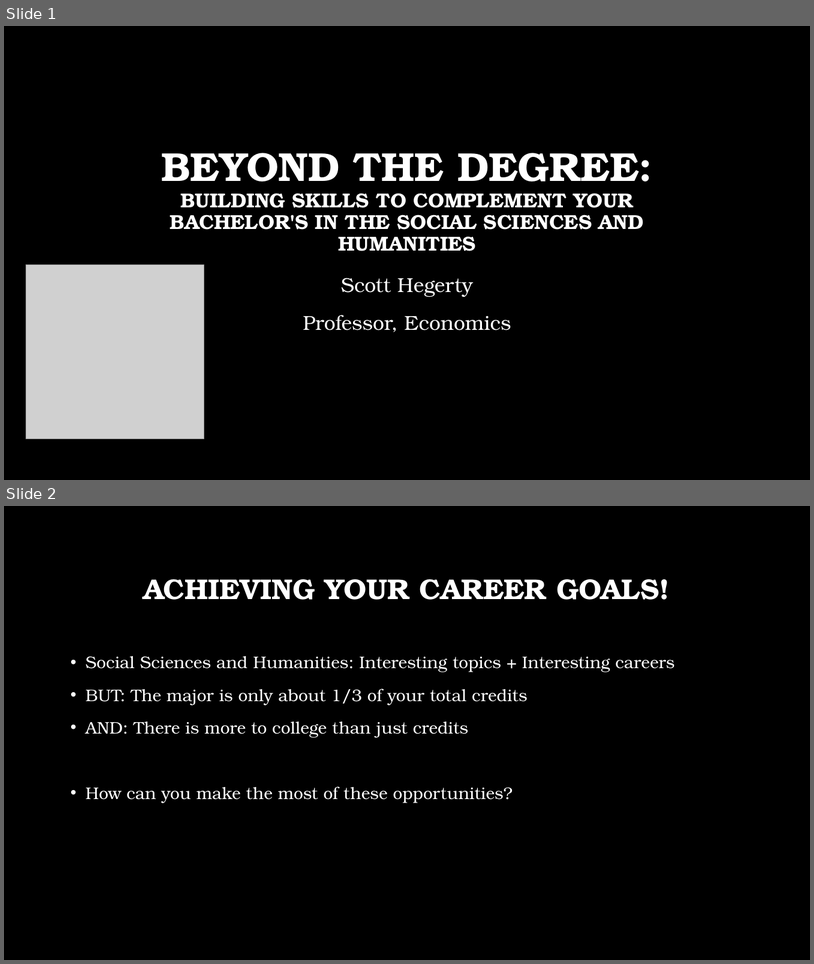
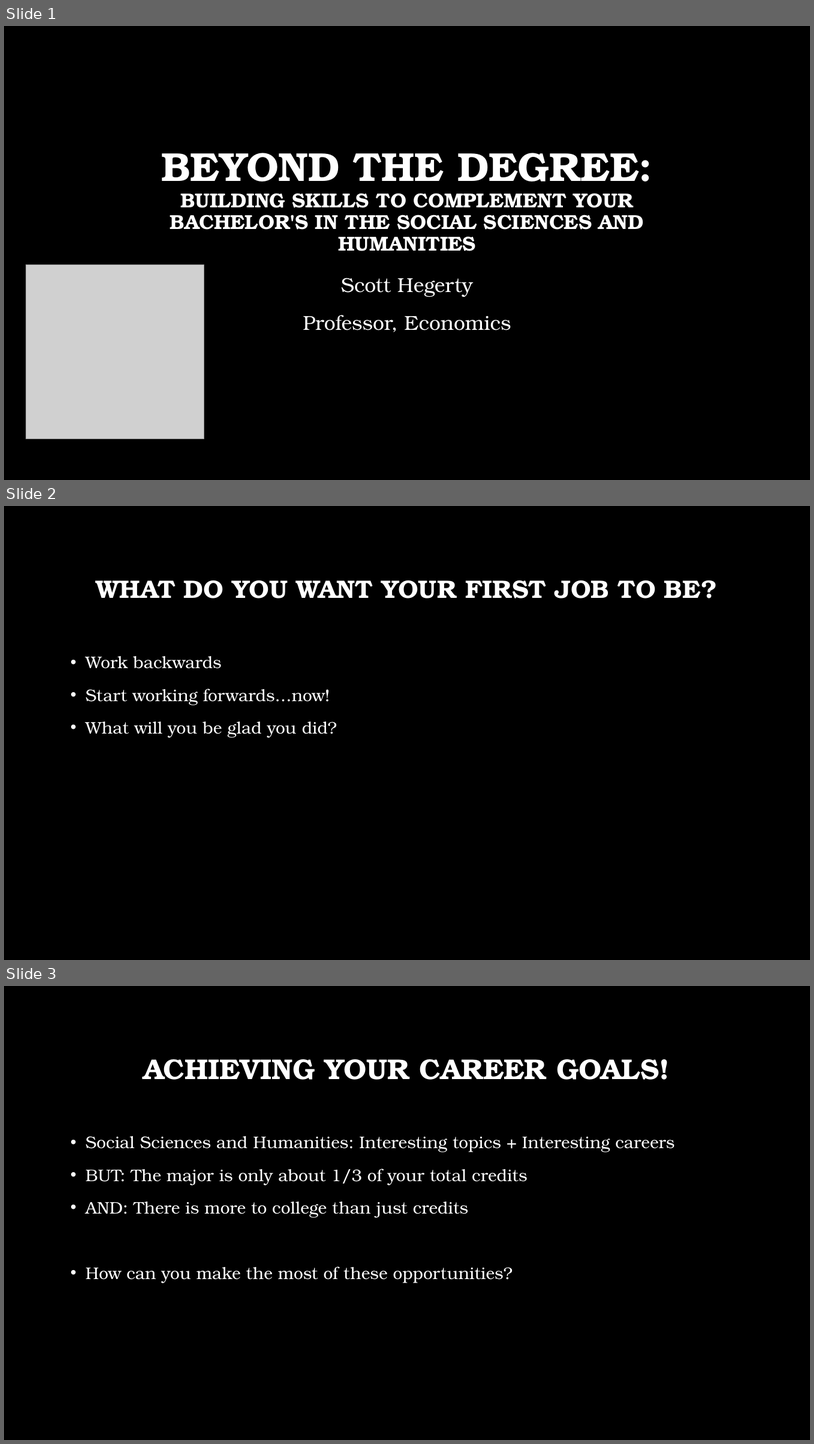
Before and after one commit to hegerty/Collaborations, a slide deck: Beyond the Degree.pptx. Shown one above the other, each under a label of ours: slides 1 and 2 before the commit, slides 1, 2 and 3 after it. The pictures are 814x964 and 814x1444 pixels, drawn with LibreOffice and Linux fonts; fonts in the diff are those of the drawing; grey boxes stand for pictures; background and template pictures are left out. Boxes give left, top, right and bottom in pixels: in the first picture for what was removed or moved away, otherwise in the second. Text is boxed around its words. In the diff, an @@ line names an element or a change of style, - is before the commit and + after.

```diff
--- a/Beyond the Degree.pptx
+++ b/Beyond the Degree.pptx
@@ slide 2 added at (x1=4, y1=506, x2=810, y2=960), background picture (left out) @@
@@ title added at (x1=96, y1=580, x2=717, y2=598), 30 pt, text #FFFFFF, bold @@
+WHAT DO YOU WANT YOUR FIRST JOB TO BE?
@@ text added at (x1=86, y1=656, x2=337, y2=738), 20 pt, text #FFFFFF @@
+• Work backwards
+• Start working forwards…now!
+• What will you be glad you did?
@@ what was slide 2 is now slide 3 @@
```
Also in this commit, not shown: 1 slide changed.
